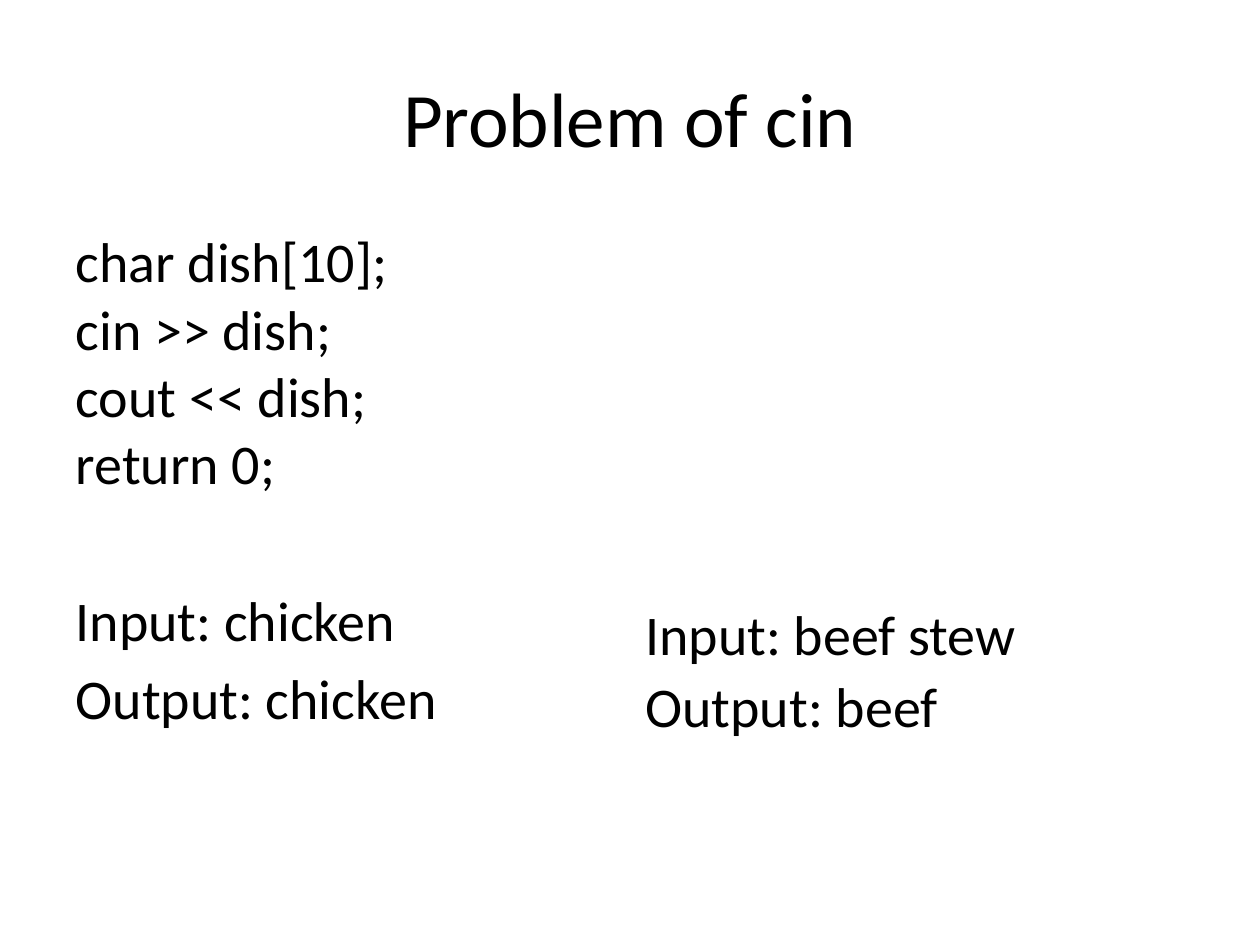
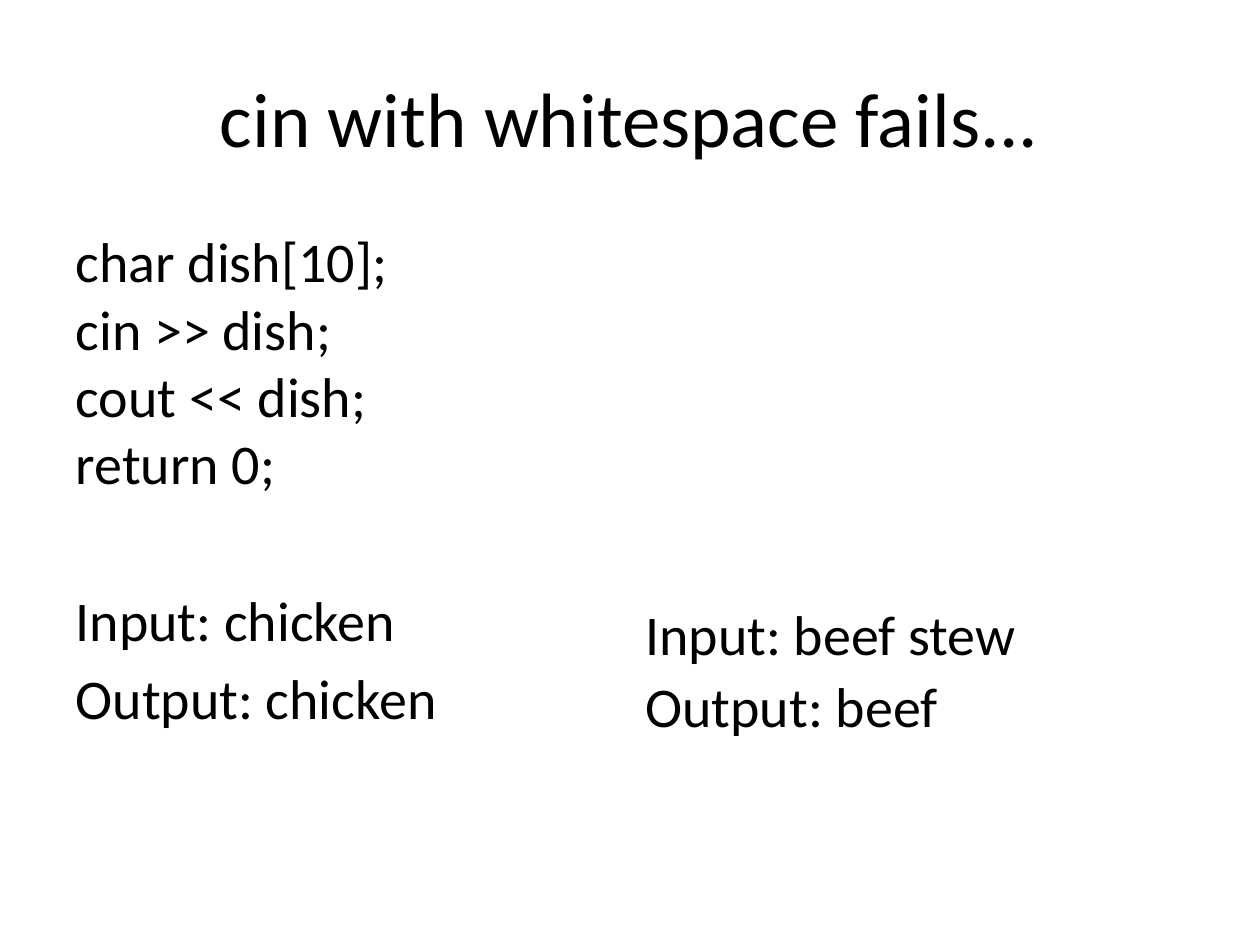
Before and after one commit to bwkeller/Computational_Physics, a slide deck: slide 19 of Slides/03_Arrays_Strings.odp. Drawn at 1260x945 pixels with LibreOffice and Linux fonts; fonts in the diff are those of the drawing. Boxes give left, top, right and bottom in pixels: in the first picture for what was removed or moved away, otherwise in the second. Text is boxed around its words. In the diff, an @@ line names an element or a change of style, - is before the commit and + after.

```diff
--- a/Slides/03_Arrays_Strings.odp
+++ b/Slides/03_Arrays_Strings.odp
@@ title at box(220, 93, 1038, 160): text changed @@
-Problem of cin
+cin with whitespace fails...
```
Also in this commit, not shown: 2 other slides changed, 9 slides removed, 3 other files.
